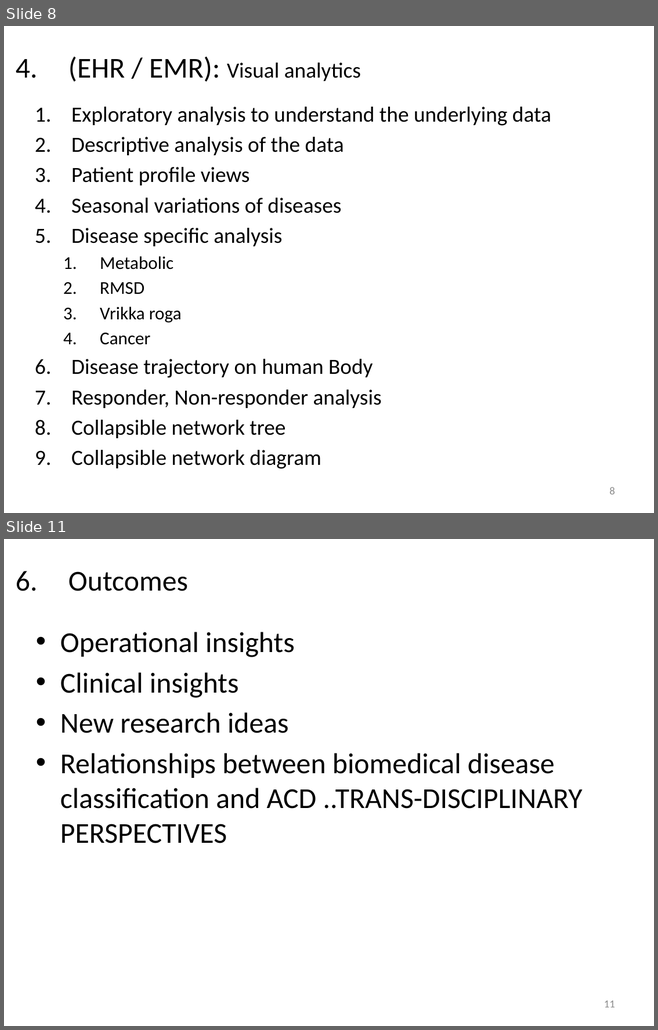
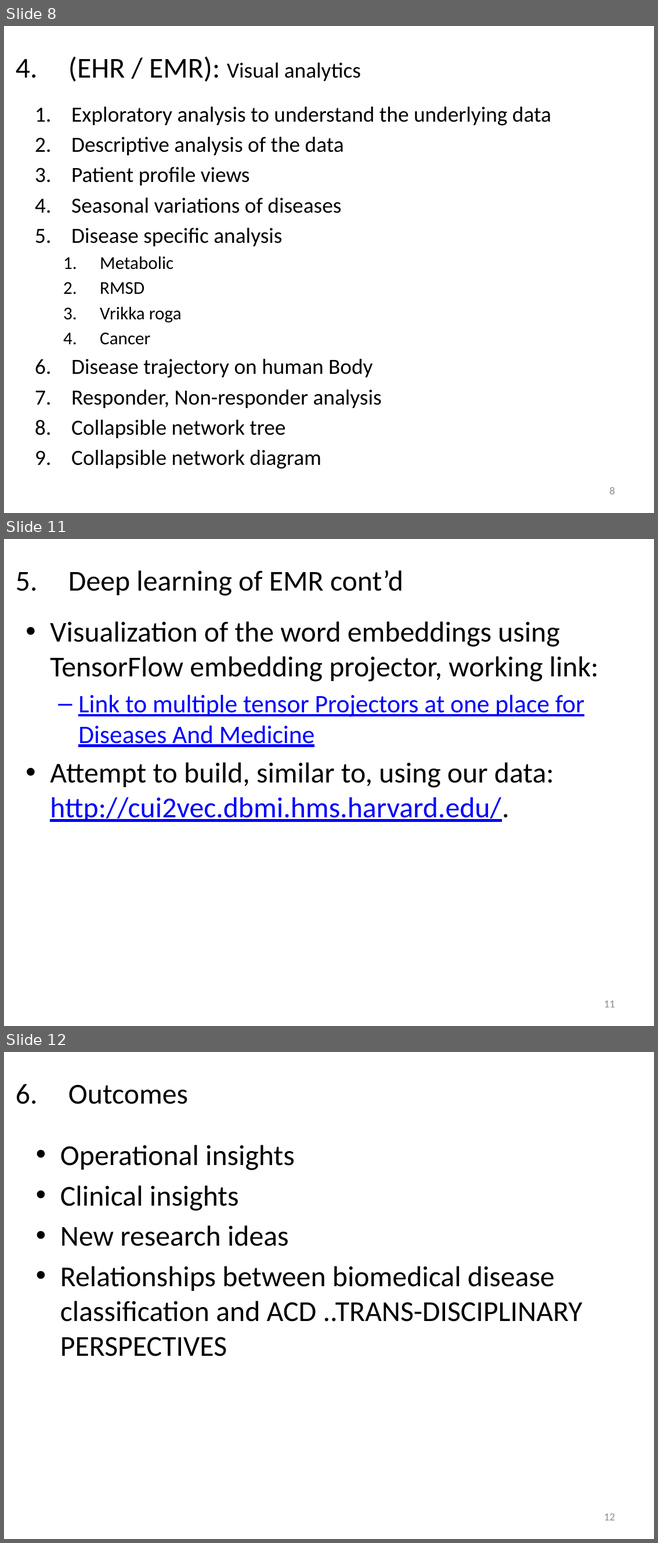
Before and after one commit to coursephd/PostgreSQL, a slide deck: thesis/ThesisPresentation V1.0-WorkingCopy.pptx. Shown one above the other, each under a label of ours: slides 8 and 11 before the commit, slides 8, 11 and 12 after it; the slides between them are not shown. The pictures are 658x1030 and 658x1543 pixels, drawn with LibreOffice and Linux fonts; fonts in the diff are those of the drawing; background and template pictures are left out. Boxes give left, top, right and bottom in pixels: in the first picture for what was removed or moved away, otherwise in the second. Text is boxed around its words. In the diff, an @@ line names an element or a change of style, - is before the commit and + after.

```diff
--- a/thesis/ThesisPresentation V1.0-WorkingCopy.pptx
+++ b/thesis/ThesisPresentation V1.0-WorkingCopy.pptx
@@ slide 11 added at (4,539,654,1026), background #FFFFFF @@
@@ title added at (68,570,403,596), 32 pt, text #000000 @@
+  5. Deep learning of EMR cont’d
@@ text added at (50,621,598,822), 32 pt, text #000000 @@
+• Visualization of the word embeddings using TensorFlow embedding projector, working link:
+  – Link to multiple tensor Projectors at one place for Diseases And Medicine
+• Attempt to build, similar to, using our data: http://cui2vec.dbmi.hms.harvard.edu/.
@@ page number added at (604,1001,615,1008), 12 pt, text #8C8C8C @@
+11
@@ what was slide 11 is now slide 12 @@
@@ page number at (604,1514,615,1521): text changed @@
-11
+12
```
Also in this commit, not shown: 2 slides changed.
